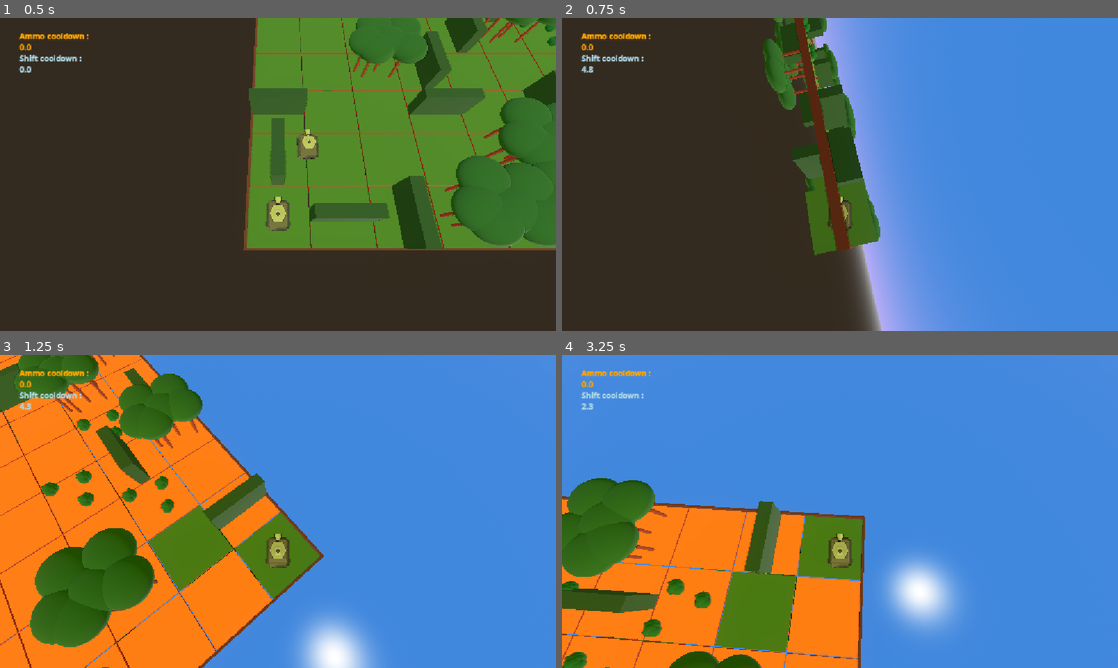
Above: before the commit, frames 1-4 (two rows, left to right).
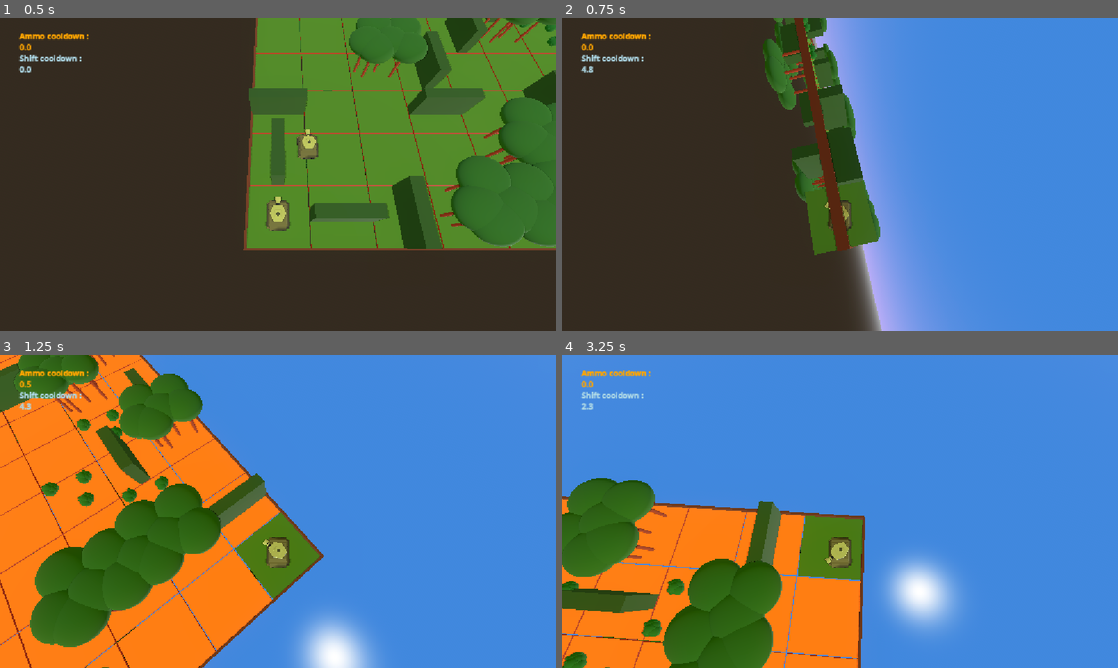
Above: after the commit, the same moments.

Repository: Grihgrix/Tank_Shift
Game: Godot game, scene res://Game scenes/Main_game_scene.tscn
Same seed, same stepped clock (60 frames per second), same inputs: the game is played once before the commit and once after it.
Inputs (mouse positions are in pixels of both pictures, inside the frame that each line leads up to):
- Up to frame 1 (0.5 s): no input
- Up to frame 2 (0.75 s): tap Enter (ui_accept) at 0.5 s; move the mouse to (617, 55) at 0.52 s; hold Right (ui_right) from 0.53 s (still down); right-click (617, 55) at 0.6 s; click (617, 55) at 0.67 s
- Up to frame 3 (1.25 s): keep holding Right (ui_right); tap Enter (ui_accept) at 0.77, 0.8, 1.07 s
- Up to frame 4 (3.25 s): move the mouse to (728, 527) at 1.27 s; release Right (ui_right) at 1.28 s; hold Down (ui_down) 1.28-2.03 s; tap Enter (ui_accept) at 1.35, 1.52, 1.82, 2.3, 3.02 s; right-click (728, 527) at 1.55 s; move the mouse to (617, 392) at 2.02 s; hold Right (ui_right) 2.03-2.78 s; right-click (617, 392) at 2.1 s; click (617, 392) at 2.17 s; move the mouse to (812, 574) at 2.77 s; hold Up (ui_up) from 2.78 s (still down); click (812, 574) at 2.85 s; right-click (812, 574) at 3.05 s

Frame 1 is identical in both runs. In frame 2, 0.3% of the frame differs, in the area x 41-55%, y 44-65%; in frame 3, 4.2%; in frame 4, 5.8%, in the area x 18-52%, y 57-100%.
Error before the commit: Invalid access to property or key 'is_player' on a base object of type 'CharacterBody3D (character.gd)'. (res://Game)

Commit message:
NPC no longer respond to player input

Diff:
--- a/Game scenes/Character scenes/character.gd
+++ b/Game scenes/Character scenes/character.gd
@@ -1,14 +1,24 @@
 extends CharacterBody3D
 
+# Variables to help the basic controls to work in both up and down side
 @onready var is_up_or_down:int # to be used as a marker of whethere we are upside or downside (value down : -1 or up: 1)
 @onready var tile_rotation_modifier:int
 @onready var self_shift_triggered:bool = false
 @onready var rotation_z_target:float
+# Character movements
+var steer_direction:int
+var move_direction:int
 
+# Shift related variables
 @export var current_tile_id:int # to be used to assing tile as temp parent of the character
 @export var not_in_shift:int = 1
+@onready var shift_timer = $Shift_Timer
 
-@onready var shift_timer = $Shift_Timer
+# characters deifferentiation variables
+@export var is_player:bool
+@export var character_id:int
+
+
 
 
 func _ready():
@@ -36,7 +46,7 @@
 	##############
 
 	# Upside-down shift command capture
-	if Input.is_action_just_pressed("ui_accept") and shift_timer.is_stopped():
+	if is_player and Input.is_action_just_pressed("ui_accept") and shift_timer.is_stopped():
 		# Start the cooldown
 		shift_timer.start(Global.shift_cooldown)
 		# Trigger reparenting (in the main script)
@@ -50,7 +60,7 @@
 	###########################
 	# Command a distant Shift #
 	###########################
-	if Input.is_action_just_released("Distant_Shift") and shift_timer.is_stopped():
+	if is_player and Input.is_action_just_released("Distant_Shift") and shift_timer.is_stopped():
 		# Start the cooldown
 		shift_timer.start(Global.shift_cooldown)
 		# Trigger reparenting (in the main script) and shift (in the tile script)
@@ -81,10 +91,11 @@
 	# Capture controls input #
 	##########################
 
-	# Capture rotation controls
-	var steer_direction = Input.get_axis("ui_right", "ui_left") # Left = 1 # Right = -1
-	# Capture translation controls
-	var move_direction = Input.get_axis("ui_up", "ui_down") # Up = -1 # Down = 1
+	if is_player:
+		# Capture rotation controls
+		steer_direction = Input.get_axis("ui_right", "ui_left") # Left = 1 # Right = -1
+		# Capture translation controls
+		move_direction = Input.get_axis("ui_up", "ui_down") # Up = -1 # Down = 1
 
 	###################
 	# Apply movements #
